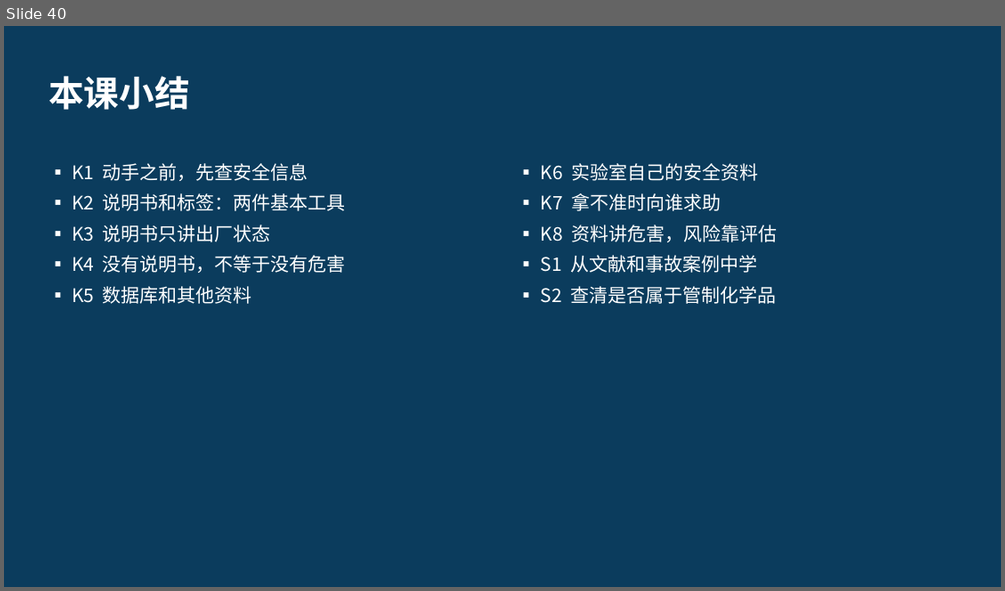
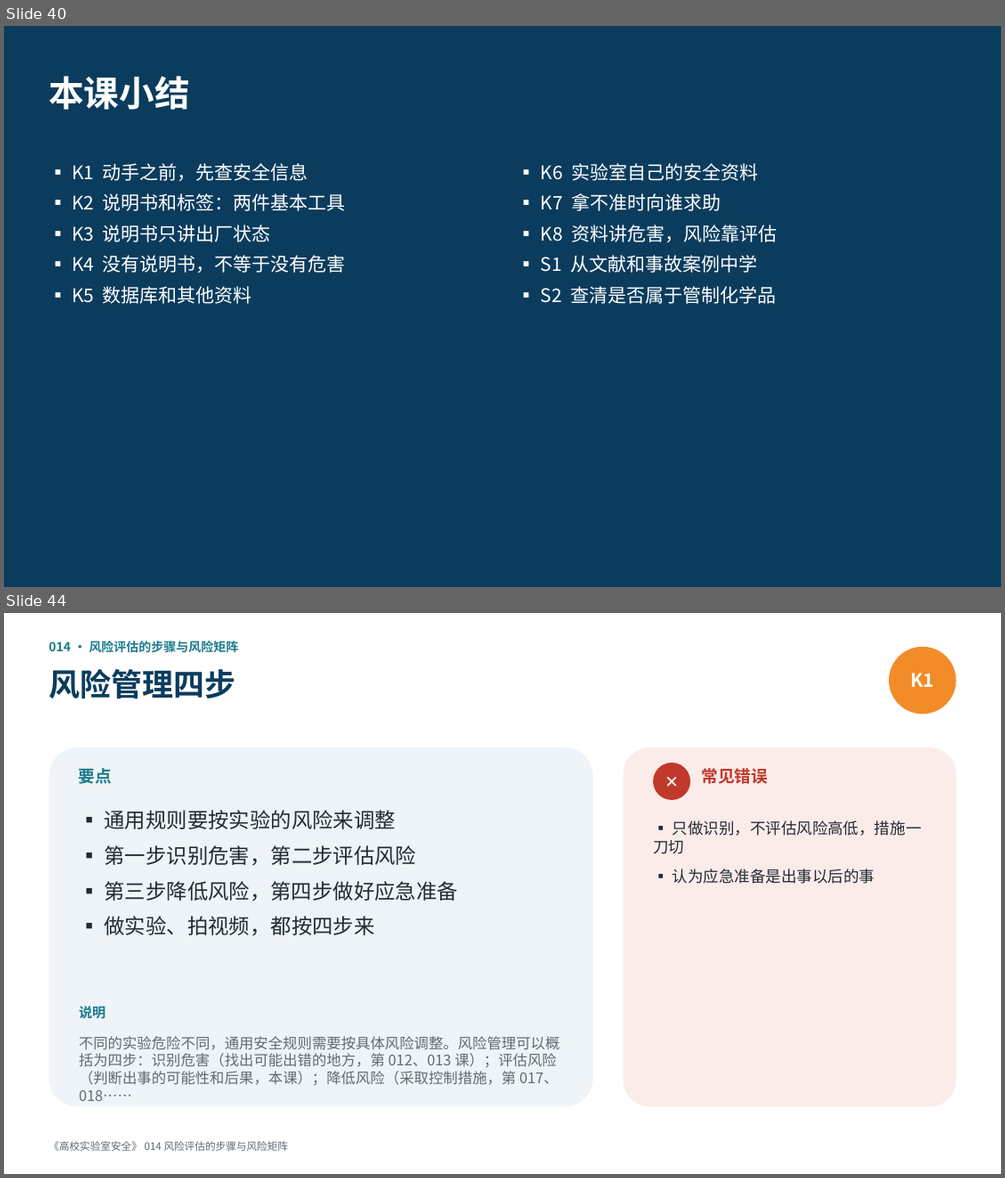
Before and after one commit to hanrongwx-max/videoyoutubo, a slide deck: course/高校实验室安全/课件/第2章_危险源辨识与风险评估.pptx. Shown one above the other, each under a label of ours: slide 40 before the commit, slides 40 and 44 after it; the slides between them are not shown. The pictures are 1005x591 and 1005x1178 pixels, drawn with LibreOffice and Linux fonts; fonts in the diff are those of the drawing. Boxes give left, top, right and bottom in pixels: in the first picture for what was removed or moved away, otherwise in the second. Text is boxed around its words. In the diff, an @@ line names an element or a change of style, - is before the commit and + after.

```diff
--- a/course/高校实验室安全/课件/第2章_危险源辨识与风险评估.pptx
+++ b/course/高校实验室安全/课件/第2章_危险源辨识与风险评估.pptx
@@ slide 44 added at box(4, 613, 1001, 1174), background #FFFFFF @@
@@ text added at box(48, 641, 239, 653), 12 pt, text #1D7A8C, bold @@
+014 · 风险评估的步骤与风险矩阵
@@ ellipse added at box(889, 647, 956, 714), fill #F28C28, 18 pt, text #FFFFFF, bold @@
+K1
@@ text added at box(48, 669, 235, 699), 30 pt, text #0B3C5D, bold @@
+风险管理四步
@@ rounded rectangle added at box(48, 747, 593, 1107), fill #EEF4F7 @@
@@ text added at box(79, 768, 112, 784), 16 pt, text #1D7A8C, bold @@
+要点
@@ rounded rectangle added at box(623, 747, 956, 1107), fill #FBECEA @@
@@ ellipse added at box(653, 763, 690, 800), fill #C0392B, 16 pt, text #FFFFFF, bold @@
+✕
@@ text added at box(702, 768, 768, 784), 16 pt, text #C0392B, bold @@
+常见错误
@@ text added at box(105, 810, 458, 935), 20 pt, text #222B33 @@
+▪ 通用规则要按实验的风险来调整
+▪ 第一步识别危害，第二步评估风险
+▪ 第三步降低风险，第四步做好应急准备
+▪ 做实验、拍视频，都按四步来
@@ text added at box(653, 820, 922, 884), 15 pt, text #222B33 @@
+▪ 只做识别，不评估风险高低，措施一刀切
+▪ 认为应急准备是出事以后的事
@@ text added at box(79, 1005, 105, 1018), 13 pt, text #1D7A8C, bold @@
+说明
@@ text added at box(79, 1036, 559, 1086), 14 pt, text #5F6B75 @@
+不同的实验危险不同，通用安全规则需要按具体风险调整。风险管理可以概括为四步：识别危害（找出可能出错的地方，第 012、013 课）；评估风险（判断出事的可能性和后果，本课）；降低风险（采取控制措施，第 017、018……
@@ text added at box(48, 1141, 289, 1151), 10 pt, text #5F6B75 @@
+《高校实验室安全》 014 风险评估的步骤与风险矩阵
```
Also in this commit, not shown: 17 other slides added, 3 other files.
